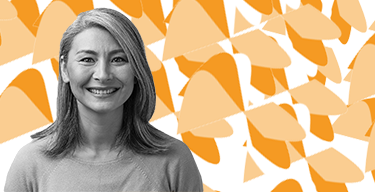
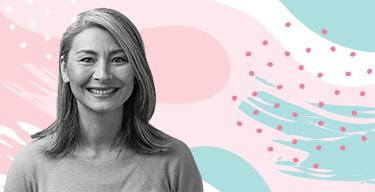
Layered file, before and after one edit (375 × 192). Changes by layer:
painted on "Background" over [0, 0, 375, 192]
